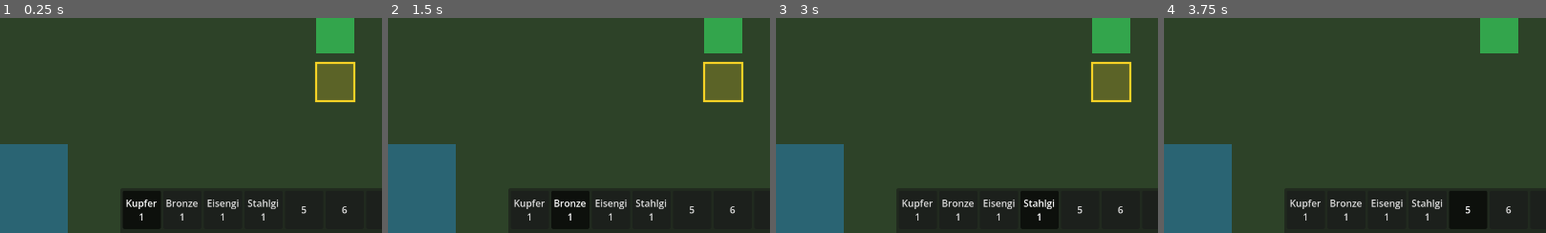
Above: before the commit, frames 1-4 (left to right).
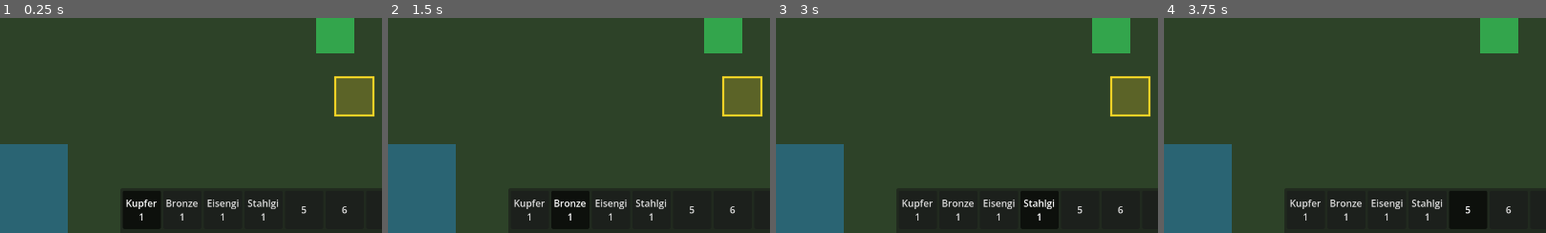
Above: after the commit, the same moments.

Repository: stasar14-rgb/Harvest-Dream
Game: Godot game, scene res://scenes/main.tscn
Same seed, same stepped clock (60 frames per second), same inputs: the game is played once before the commit and once after it.
Inputs:
- Up to frame 1 (0.25 s): no input
- Up to frame 2 (1.5 s): click "Kupferhacke 1" at 0.5 s; click "Bronzehacke 1" at 1.25 s
- Up to frame 3 (3 s): click "Eisengießkanne 1" at 2 s; click "Stahlgießkanne 1" at 2.75 s
- Up to frame 4 (3.75 s): click "5" at 3.5 s
The pictures show only the part of the screen within x 6-56%, y 48-98%; the shares and areas given below are measured in that part.

The runs differ from the first frame. In frame 1, 2.8% of the frame differs, in the area x 82-98%, y 20-46%; in frame 2, 2.8%; in frame 3, 2.8%; in frame 4, nothing differs.

Commit message:
Boden- und Ackerfeldsystem hinzufügen

Diff:
--- a/scenes/test_area.tscn
+++ b/scenes/test_area.tscn
@@ -5,6 +5,7 @@
 [ext_resource type="PackedScene" path="res://scenes/areas/area_transition.tscn" id="3_transition"]
 [ext_resource type="Script" path="res://scripts/debug_time_display.gd" id="4_debug_time"]
 [ext_resource type="PackedScene" path="res://scenes/interactions/interactable.tscn" id="5_interactable"]
+[ext_resource type="Script" path="res://scripts/farming/soil_system.gd" id="6_soil_system"]
 
 [sub_resource type="RectangleShape2D" id="RectangleShape2D_horizontal"]
 size = Vector2(1280, 16)
@@ -63,6 +64,11 @@
 color = Color(0.18, 0.26, 0.16, 1)
 polygon = PackedVector2Array(0, 0, 1280, 0, 1280, 720, 0, 720)
 
+[node name="SoilSystem" type="Node2D" parent="." groups=["soil_system"]]
+z_index = 1
+script = ExtResource("6_soil_system")
+tillable_area = Rect2i(2, 2, 36, 18)
+
 [node name="LeftTransitionVisual" type="Polygon2D" parent="."]
 color = Color(0.15, 0.65, 1, 0.35)
 polygon = PackedVector2Array(32, 280, 96, 280, 96, 440, 32, 440)
--- /dev/null
+++ b/scripts/farming/soil_cell_state.gd
@@ -0,0 +1,22 @@
+class_name SoilCellState
+extends RefCounted
+
+var watered := false
+var days_without_plant := 0
+var has_plant := false
+
+func to_dictionary(cell: Vector2i) -> Dictionary:
+	return {
+		"x": cell.x,
+		"y": cell.y,
+		"watered": watered,
+		"days_without_plant": days_without_plant,
+		"has_plant": has_plant,
+	}
+
+static func from_dictionary(data: Dictionary) -> SoilCellState:
+	var state := SoilCellState.new()
+	state.watered = bool(data.get("watered", false))
+	state.days_without_plant = maxi(int(data.get("days_without_plant", 0)), 0)
+	state.has_plant = bool(data.get("has_plant", false))
+	return state
--- /dev/null
+++ b/scripts/farming/soil_system.gd
@@ -0,0 +1,224 @@
+class_name SoilSystem
+extends Node2D
+
+signal soil_cell_changed(cell: Vector2i)
+signal soil_cell_removed(cell: Vector2i)
+signal soil_action_completed(tool: ToolData, affected_cells: int, energy_cost: float)
+signal soil_action_rejected(message: String)
+
+const ENERGY_STEP := 0.5
+
+## Größe eines Bodenfeldes in Pixeln. Sie muss dem Raster der Karte entsprechen.
+@export_range(1, 256, 1) var grid_size: int = 32
+## Ursprung des Bodenrasters relativ zum Areal.
+@export var grid_origin: Vector2 = Vector2.ZERO
+## Rechteck aus Rasterkoordinaten, in dem Boden mit Werkzeugen bearbeitet werden darf.
+@export var tillable_area: Rect2i = Rect2i(2, 2, 36, 18)
+## Anzahl vollständiger Tage, nach denen unbepflanzter Ackerboden verschwindet.
+@export_range(1, 99, 1) var unplanted_revert_days: int = 3
+## Vorläufige Farbe für trockenen Ackerboden.
+@export var dry_soil_color: Color = Color(0.42, 0.25, 0.12, 1.0)
+## Vorläufige Farbe für bewässerten Ackerboden.
+@export var watered_soil_color: Color = Color(0.22, 0.24, 0.18, 1.0)
+## Sichtbare Trennlinie zwischen benachbarten Ackerfeldern.
+@export var soil_border_color: Color = Color(0.16, 0.10, 0.05, 0.8)
+
+var _soil_cells: Dictionary = {}
+var _player_energy: PlayerEnergy
+var _calendar: GameCalendar
+var _tool_controller: ToolController
+
+func _ready() -> void:
+	_player_energy = get_tree().get_first_node_in_group(&"player_energy") as PlayerEnergy
+	_calendar = get_tree().get_first_node_in_group(&"game_calendar") as GameCalendar
+
+	if _player_energy == null:
+		push_error("SoilSystem findet keine PlayerEnergy.")
+		return
+	if _calendar == null:
+		push_error("SoilSystem findet keinen GameCalendar.")
+		return
+
+	_calendar.day_started.connect(_on_day_started)
+	_connect_tool_controller.call_deferred()
+
+func world_to_cell(world_position: Vector2) -> Vector2i:
+	var local_position := to_local(world_position) - grid_origin
+	return Vector2i(
+		floori(local_position.x / float(grid_size)),
+		floori(local_position.y / float(grid_size))
+	)
+
+func cell_to_world_center(cell: Vector2i) -> Vector2:
+	var local_center := grid_origin + Vector2(cell) * float(grid_size)
+	local_center += Vector2.ONE * float(grid_size) * 0.5
+	return to_global(local_center)
+
+func is_tillable_cell(cell: Vector2i) -> bool:
+	return tillable_area.has_point(cell)
+
+func has_tilled_soil(cell: Vector2i) -> bool:
+	return _soil_cells.has(cell)
+
+func is_watered(cell: Vector2i) -> bool:
+	var state := _soil_cells.get(cell) as SoilCellState
+	return state != null and state.watered
+
+func set_cell_has_plant(cell: Vector2i, has_plant: bool) -> bool:
+	var state := _soil_cells.get(cell) as SoilCellState
+	if state == null:
+		return false
+
+	state.has_plant = has_plant
+	if has_plant:
+		state.days_without_plant = 0
+	soil_cell_changed.emit(cell)
+	return true
+
+func get_soil_data() -> Array[Dictionary]:
+	var data: Array[Dictionary] = []
+	for cell_key in _soil_cells:
+		var cell: Vector2i = cell_key
+		var state := _soil_cells[cell] as SoilCellState
+		if state != null:
+			data.append(state.to_dictionary(cell))
+	return data
+
+func load_soil_data(data: Array[Dictionary]) -> void:
+	_soil_cells.clear()
+	for entry in data:
+		var cell := Vector2i(int(entry.get("x", 0)), int(entry.get("y", 0)))
+		if is_tillable_cell(cell):
+			_soil_cells[cell] = SoilCellState.from_dictionary(entry)
+	queue_redraw()
+
+func _connect_tool_controller() -> void:
+	_tool_controller = get_tree().get_first_node_in_group(&"tool_controller") as ToolController
+	if _tool_controller == null:
+		push_error("SoilSystem findet keinen ToolController.")
+		return
+	if not _tool_controller.tool_use_requested.is_connected(_on_tool_use_requested):
+		_tool_controller.tool_use_requested.connect(_on_tool_use_requested)
+
+func _on_tool_use_requested(
+	tool: ToolData,
+	target_positions: Array[Vector2],
+	base_energy_cost: float
+) -> void:
+	if not _is_soil_tool(tool):
+		return
+
+	var valid_cells := _get_valid_target_cells(tool, target_positions)
+	if valid_cells.is_empty():
+		soil_action_rejected.emit("Keines der ausgewählten Felder kann mit diesem Werkzeug bearbeitet werden.")
+		return
+
+	var proportional_cost := base_energy_cost * float(valid_cells.size()) / float(target_positions.size())
+	var rounded_cost := _round_to_energy_step(proportional_cost)
+	if not _player_energy.can_afford(rounded_cost):
+		soil_action_rejected.emit("Nicht genug Energie für diese Werkzeugaktion.")
+		return
+
+	_player_energy.consume_energy(rounded_cost)
+	for cell in valid_cells:
+		_apply_tool_to_cell(tool, cell)
+
+	soil_action_completed.emit(tool, valid_cells.size(), rounded_cost)
+	queue_redraw()
+
+func _get_valid_target_cells(
+	tool: ToolData,
+	target_positions: Array[Vector2]
+) -> Array[Vector2i]:
+	var valid_cells: Array[Vector2i] = []
+	for target_position in target_positions:
+		var cell := world_to_cell(target_position)
+		if valid_cells.has(cell):
+			continue
+		if _is_valid_for_tool(tool, cell):
+			valid_cells.append(cell)
+	return valid_cells
+
+func _is_valid_for_tool(tool: ToolData, cell: Vector2i) -> bool:
+	if not is_tillable_cell(cell):
+		return false
+
+	match tool.tool_type:
+		ToolData.ToolType.HOE:
+			return true
+		ToolData.ToolType.WATERING_CAN:
+			return has_tilled_soil(cell)
+		ToolData.ToolType.SHOVEL:
+			return has_tilled_soil(cell)
+		_:
+			return false
+
+func _apply_tool_to_cell(tool: ToolData, cell: Vector2i) -> void:
+	match tool.tool_type:
+		ToolData.ToolType.HOE:
+			if not has_tilled_soil(cell):
+				_soil_cells[cell] = SoilCellState.new()
+				soil_cell_changed.emit(cell)
+		ToolData.ToolType.WATERING_CAN:
+			var state := _soil_cells.get(cell) as SoilCellState
+			if state != null:
+				state.watered = true
+				soil_cell_changed.emit(cell)
+		ToolData.ToolType.SHOVEL:
+			if _soil_cells.erase(cell):
+				soil_cell_removed.emit(cell)
+
+func _is_soil_tool(tool: ToolData) -> bool:
+	return (
+		tool.tool_type == ToolData.ToolType.HOE
+		or tool.tool_type == ToolData.ToolType.WATERING_CAN
+		or tool.tool_type == ToolData.ToolType.SHOVEL
+	)
+
+func _round_to_energy_step(value: float) -> float:
+	return roundf(value / ENERGY_STEP) * ENERGY_STEP
+
+func _on_day_started(
+	_year: int,
+	_month: int,
+	_day: int,
+	_wake_hour: int,
+	_was_forced_sleep: bool
+) -> void:
+	var cells_to_remove: Array[Vector2i] = []
+
+	for cell_key in _soil_cells:
+		var cell: Vector2i = cell_key
+		var state := _soil_cells[cell] as SoilCellState
+		if state == null:
+			continue
+
+		state.watered = false
+		if state.has_plant:
+			state.days_without_plant = 0
+		else:
+			state.days_without_plant += 1
+			if state.days_without_plant >= unplanted_revert_days:
+				cells_to_remove.append(cell)
+
+		soil_cell_changed.emit(cell)
+
+	for cell in cells_to_remove:
+		_soil_cells.erase(cell)
+		soil_cell_removed.emit(cell)
+
+	queue_redraw()
+
+func _draw() -> void:
+	var cell_size := Vector2(float(grid_size), float(grid_size))
+	for cell_key in _soil_cells:
+		var cell: Vector2i = cell_key
+		var state := _soil_cells[cell] as SoilCellState
+		if state == null:
+			continue
+
+		var position := grid_origin + Vector2(cell) * float(grid_size)
+		var cell_rect := Rect2(position, cell_size)
+		var fill_color := watered_soil_color if state.watered else dry_soil_color
+		draw_rect(cell_rect, fill_color, true)
+		draw_rect(cell_rect, soil_border_color, false, 1.0)
--- a/scripts/tools/tool_controller.gd
+++ b/scripts/tools/tool_controller.gd
@@ -9,6 +9,8 @@
 @export_range(1, 256, 1) var grid_size: int = 32
 ## Verschiebt den Mittelpunkt des Spielerfeldes relativ zum Ursprung der Spielerfigur.
 @export var player_grid_center_offset: Vector2 = Vector2(0.0, 16.0)
+## Ursprung des globalen 32×32-Rasters. Er muss zum Raster des aktuellen Areals passen.
+@export var grid_origin: Vector2 = Vector2.ZERO
 ## Füllfarbe der Zielfelder. Die Farbe ist nur eine vorläufige Testdarstellung.
 @export var target_fill_color: Color = Color(1.0, 0.85, 0.15, 0.22)
 ## Rahmenfarbe der Zielfelder. Die Farbe ist nur eine vorläufige Testdarstellung.
@@ -44,6 +46,9 @@
 	_refresh_active_tool()
 
 func _process(delta: float) -> void:
+	if _shows_target_marker():
+		queue_redraw()
+
 	if _player != null and _last_facing_direction != _player.facing_direction:
 		_last_facing_direction = _player.facing_direction
 		queue_redraw()
@@ -80,11 +85,23 @@
 	if active_tool == null or _player == null:
 		return positions
 
+	var player_cell_center := _get_player_cell_center_world()
 	for offset in _get_target_offsets():
-		var local_target := player_grid_center_offset + Vector2(offset) * float(grid_size)
-		positions.append(_player.global_position + local_target)
+		positions.append(player_cell_center + Vector2(offset) * float(grid_size))
 
 	return positions
+
+func _get_player_cell_center_world() -> Vector2:
+	var player_grid_position := _player.global_position + player_grid_center_offset - grid_origin
+	var player_cell := Vector2i(
+		floori(player_grid_position.x / float(grid_size)),
+		floori(player_grid_position.y / float(grid_size))
+	)
+	return (
+		grid_origin
+		+ Vector2(player_cell) * float(grid_size)
+		+ Vector2.ONE * float(grid_size) * 0.5
+	)
 
 func _begin_tool_input() -> void:
 	_tool_input_active = true
@@ -179,8 +196,8 @@
 
 	var cell_size := Vector2(float(grid_size), float(grid_size))
 	var half_cell := cell_size * 0.5
-	for offset in _get_target_offsets():
-		var center := player_grid_center_offset + Vector2(offset) * float(grid_size)
+	for world_position in get_target_world_positions():
+		var center := to_local(world_position)
 		var cell_rect := Rect2(center - half_cell, cell_size)
 		draw_rect(cell_rect, target_fill_color, true)
 		draw_rect(cell_rect, target_border_color, false, target_border_width)
Not shown, changed: Game_Currens.md
